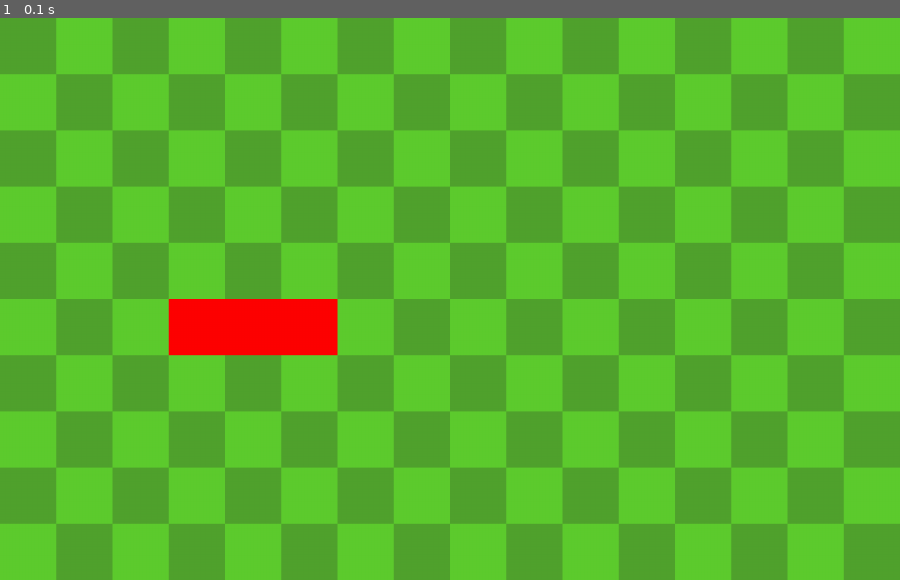
Above: before the commit, frame 1.
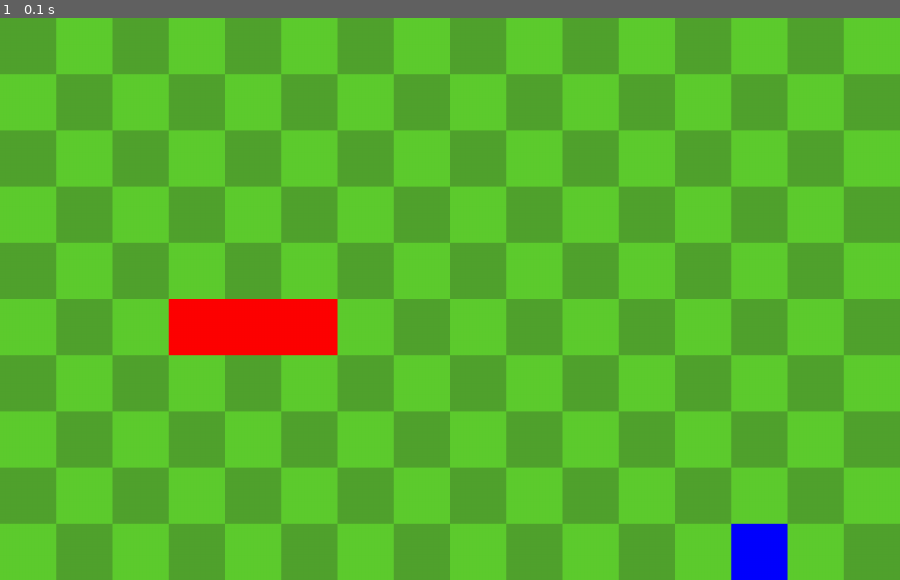
Above: after the commit, the same moment.

Repository: KizzleMcBizzle/Snake-pygame
Game: pygame game, started from code/main.py
Two runs of this game, one before a commit and one after it. Both use one fixed random seed, a clock stepped at 60 frames per second and the inputs below.
Inputs:
- Up to frame 1 (0.1 s): no input

The runs differ from the first frame. In frame 1, 0.6% of the frame differs, in the area x 81-88%, y 89-100%.

Commit message:
Setup the Apples (Later to be changed to graphics)

Diff:
--- /dev/null
+++ b/code/apple.py
@@ -0,0 +1,21 @@
+from settings import *
+from random import choice
+
+class Apple:
+    def __init__(self, snake):
+        self.display_surface = pygame.display.get_surface()
+        self.snake = snake
+        self.set_pos()
+
+    def set_pos(self):
+        availablePos = [pygame.Vector2(x,y)
+                        for x in range(cols)
+                        for y in range(rows)
+                        if pygame.Vector2(x,y) not in self.snake.body]
+        self.pos = choice(availablePos)
+
+
+
+    def draw(self):
+        rect = pygame.Rect(self.pos.x * cellSize, self.pos.y * cellSize, cellSize, cellSize)
+        pygame.draw.rect(self.display_surface,'blue', rect)
--- a/code/main.py
+++ b/code/main.py
@@ -1,5 +1,6 @@
 from settings import *
 from snake import Snake
+from apple import Apple
 class Main:
     def __init__(self):
 
@@ -15,10 +16,13 @@
                          for row in range(rows)
                          for col in range(0,cols,2)]
 
-        #Snake
+        #instances
         self.snake = Snake()
+        self.apple = Apple(self.snake)
+
 
     def draw_bg(self):
+        self.display_surface.fill(lightGreen)
         for bg_rect in self.bg_rects:
             pygame.draw.rect(self.display_surface, darkGreen, bg_rect)
 
@@ -30,9 +34,9 @@
                     pygame.quit()
                     exit()
 
-            self.display_surface.fill(lightGreen)
             self.draw_bg()
             self.snake.draw()
+            self.apple.draw()
             pygame.display.update()
 
 if __name__ == '__main__':
